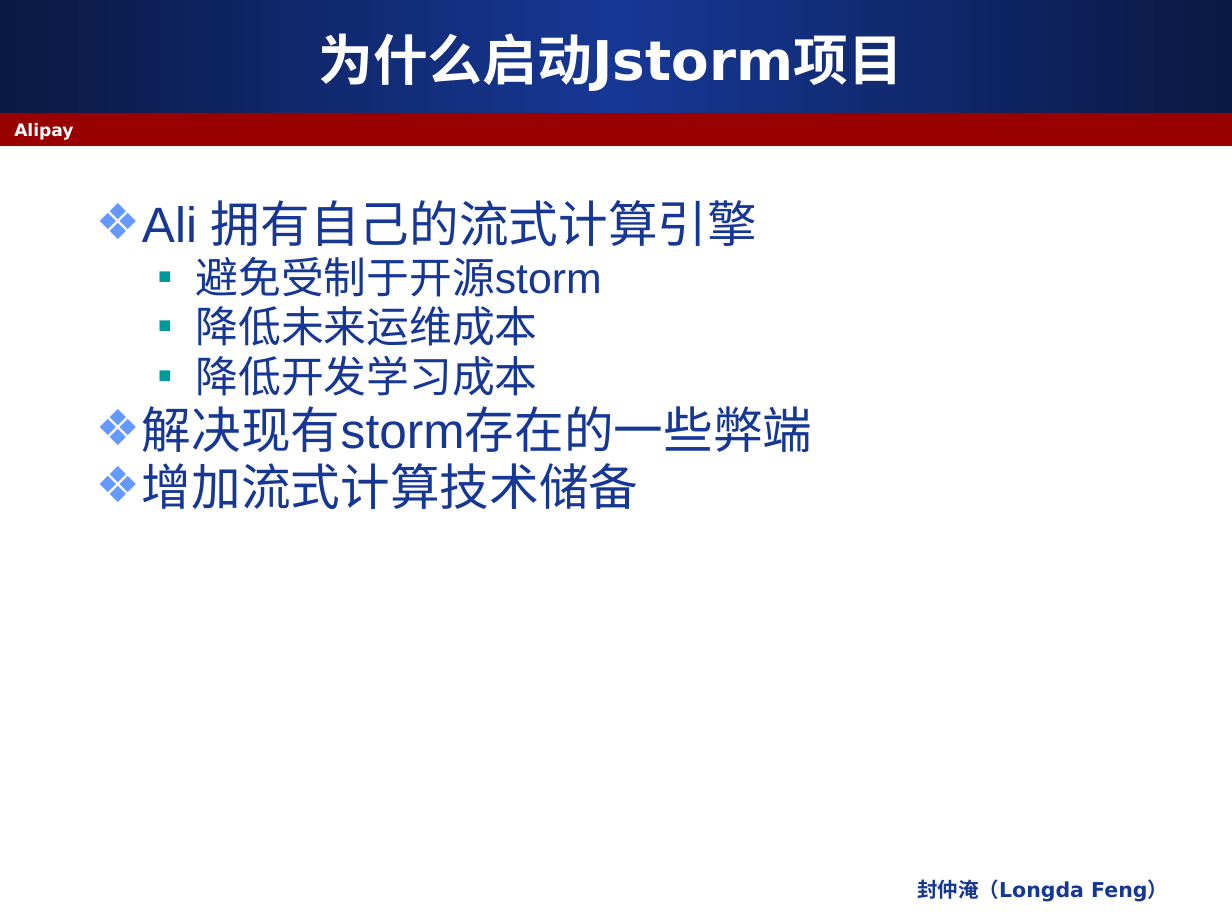
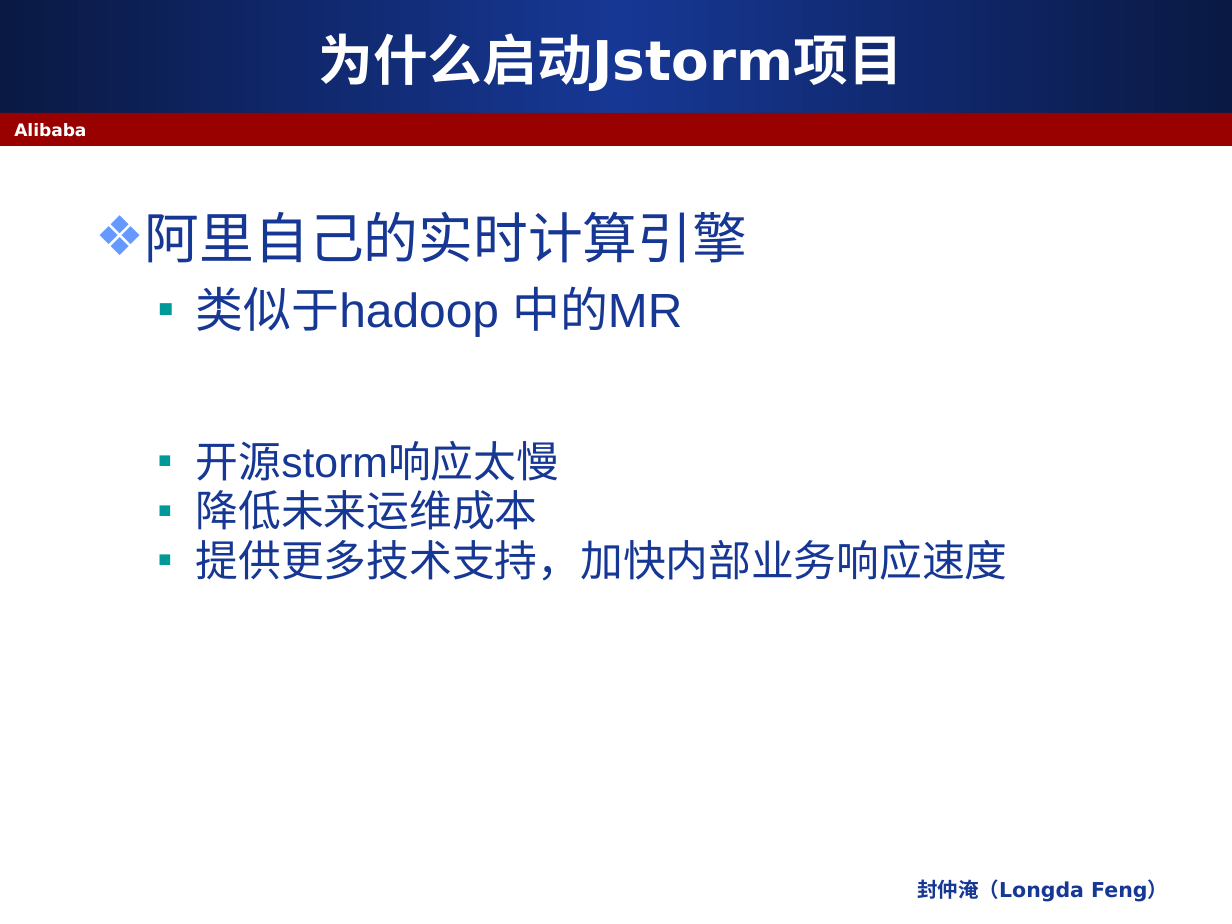
Before and after one commit to apache/storm, a slide deck: slide 10 of docs/JStorm 介绍.pptx (slide 3 before the commit). Drawn at 1232x924 pixels with LibreOffice and Linux fonts; fonts in the diff are those of the drawing. Boxes give left, top, right and bottom in pixels: in the first picture for what was removed or moved away, otherwise in the second. Text is boxed around its words. In the diff, an @@ line names an element or a change of style, - is before the commit and + after.

```diff
--- a/docs/JStorm 介绍.pptx
+++ b/docs/JStorm 介绍.pptx
@@ text at (14, 123, 86, 137): text changed @@
-Alipay
+Alibaba
@@ text at (145, 211, 748, 481): text changed; size 29 to 28 pt @@
-❖ Ali 拥有自己的流式计算引擎
-  ▪ 避免受制于开源storm
+❖ 阿里自己的实时计算引擎
+  ▪ 类似于hadoop 中的MR
+  ▪ 开源storm响应太慢
@@ text at (196, 540, 1008, 581): text changed; size 29 to 25 pt @@
-  ▪ 降低开发学习成本
-❖ 解决现有storm存在的一些弊端
-❖ 增加流式计算技术储备
+  ▪ 提供更多技术支持，加快内部业务响应速度
```
Also in this commit, not shown: 5 other slides changed, 29 slides added, 3 slides removed, 7 other files.
